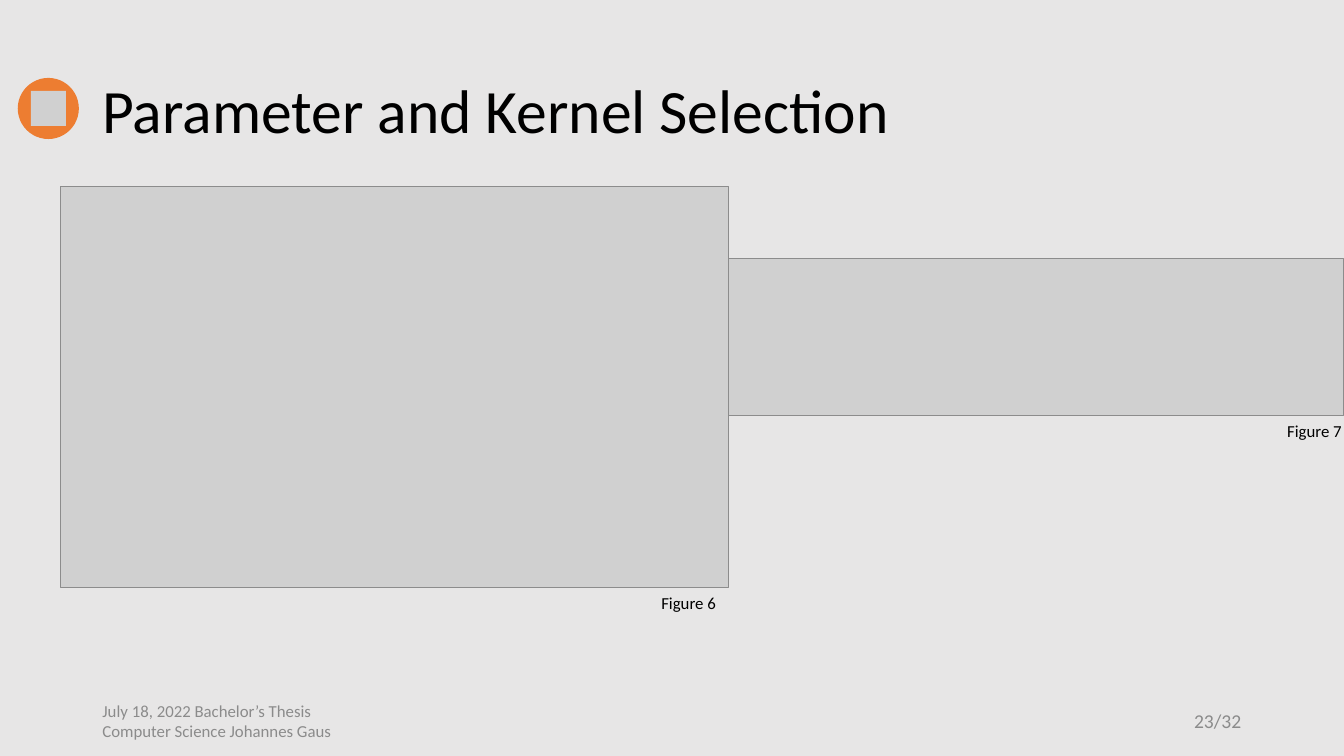
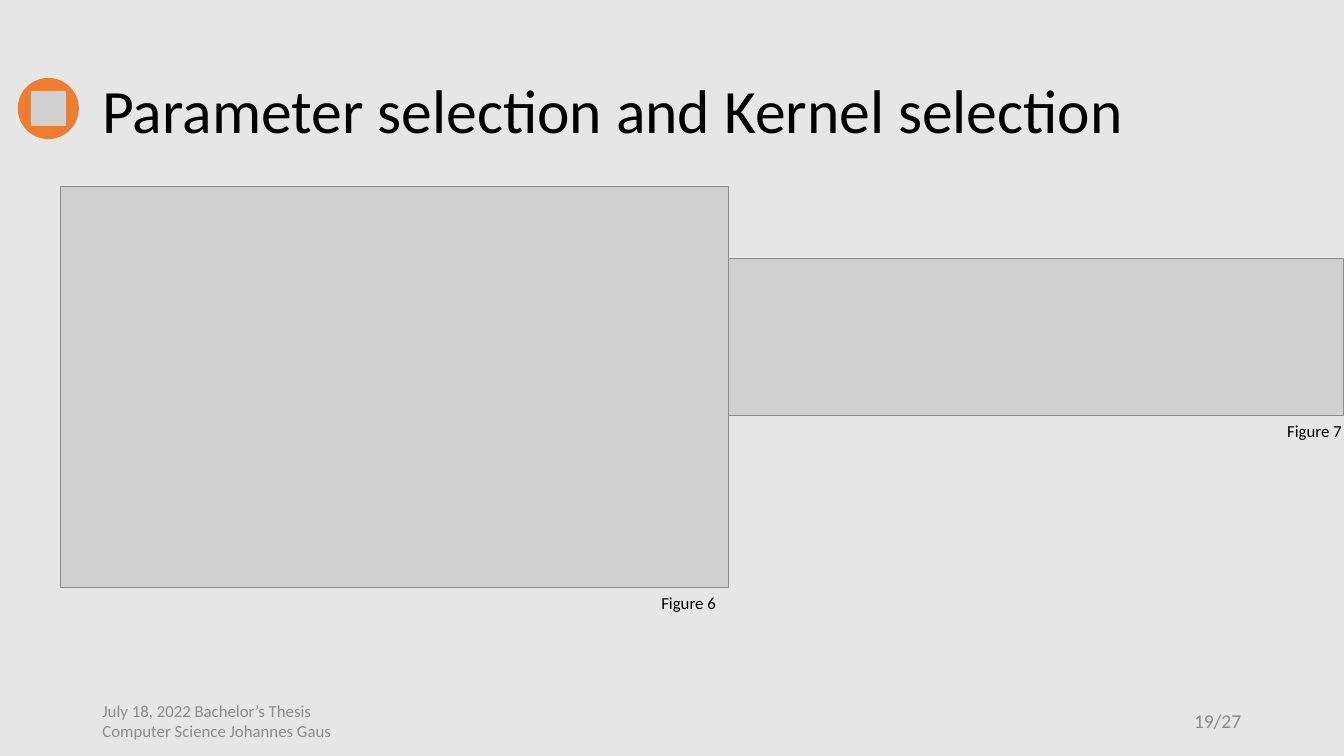
Before and after one commit to jo997/BA-WindPowerForecasting, a slide deck: slide 19 of thesis work/Thesis Defense/Thesis Defense.pptx (slide 23 before the commit). Drawn at 1344x756 pixels with LibreOffice and Linux fonts; fonts in the diff are those of the drawing; grey boxes stand for pictures. Boxes give left, top, right and bottom in pixels: in the first picture for what was removed or moved away, otherwise in the second. Text is boxed around its words. In the diff, an @@ line names an element or a change of style, - is before the commit and + after.

```diff
--- a/thesis work/Thesis Defense/Thesis Defense.pptx
+++ b/thesis work/Thesis Defense/Thesis Defense.pptx
@@ title at [102, 90, 1122, 134]: text changed @@
-Parameter and Kernel Selection
+Parameter selection and Kernel selection
@@ page number at [1194, 714, 1241, 729]: text changed @@
-23/32
+19/27
```
Also in this commit, not shown: 13 other slides changed, 5 slides removed, 2 other files.
